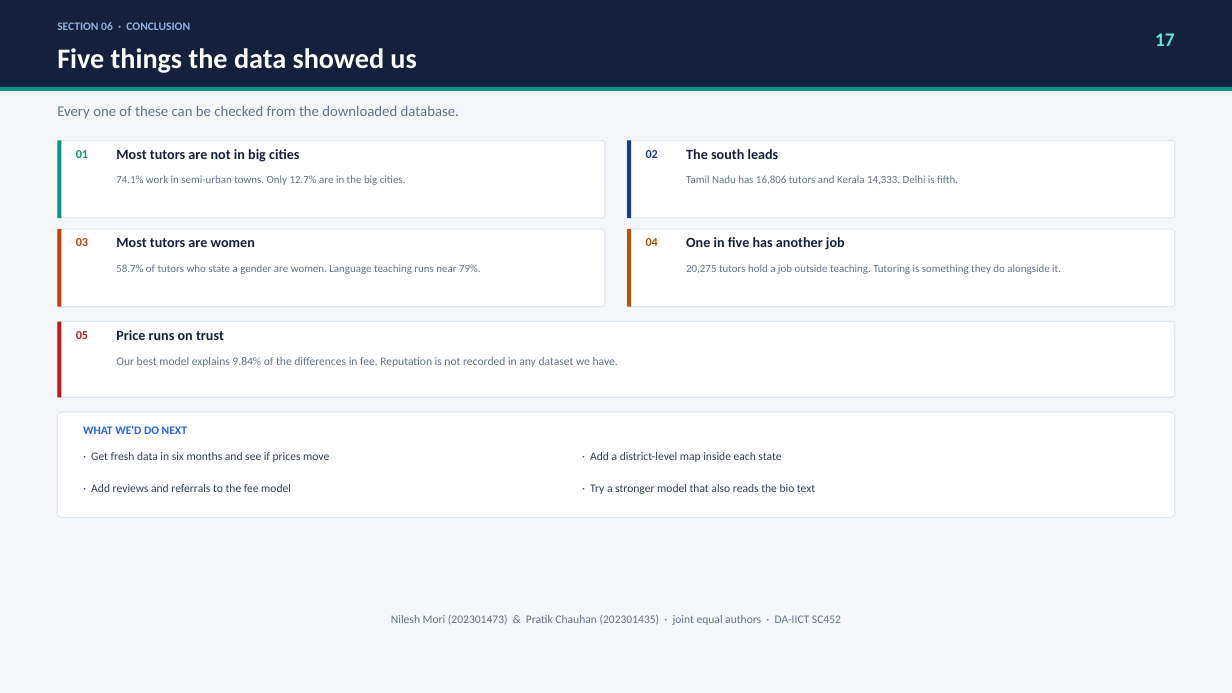
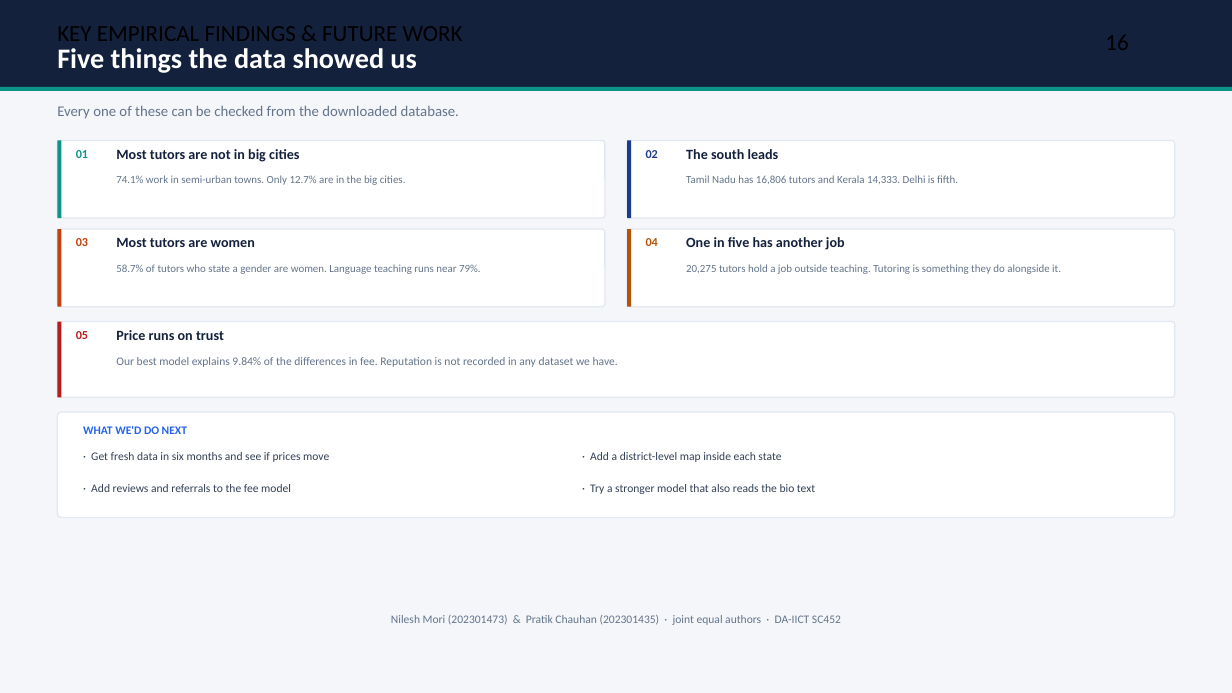
Before and after one commit to nilesh7757/BMPTUTORS, a slide deck: slide 16 of project_showcase_bundle/BMP_Tutors_Deck_Full.pptx (slide 17 before the commit). Drawn at 1232x693 pixels with LibreOffice and Linux fonts; fonts in the diff are those of the drawing. Boxes give left, top, right and bottom in pixels: in the first picture for what was removed or moved away, otherwise in the second. Text is boxed around its words. In the diff, an @@ line names an element or a change of style, - is before the commit and + after.

Commit message:
Refine deck: eliminate agenda slide, start directly with motivation, remove casual quotes and section tabs

```diff
--- a/project_showcase_bundle/BMP_Tutors_Deck_Full.pptx
+++ b/project_showcase_bundle/BMP_Tutors_Deck_Full.pptx
@@ text at <box>57,26,397,41</box>: text changed; size 9 to 18 pt; text colour #8FB0E0 to #000000; bold off @@
-SECTION 06 · CONCLUSION
+KEY EMPIRICAL FINDINGS & FUTURE WORK
@@ text removed at <box>1155,33,1174,46</box> @@
-17
```
Also in this commit, not shown: 15 other slides changed, 1 slide removed, 3 other files.
